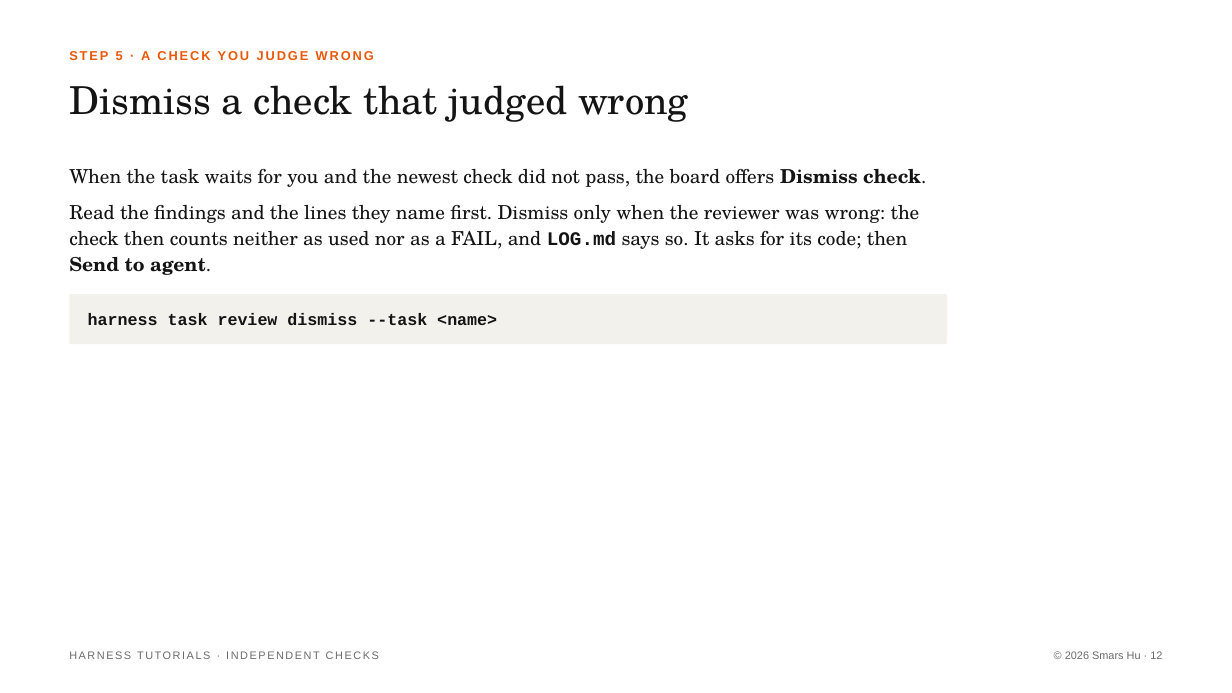
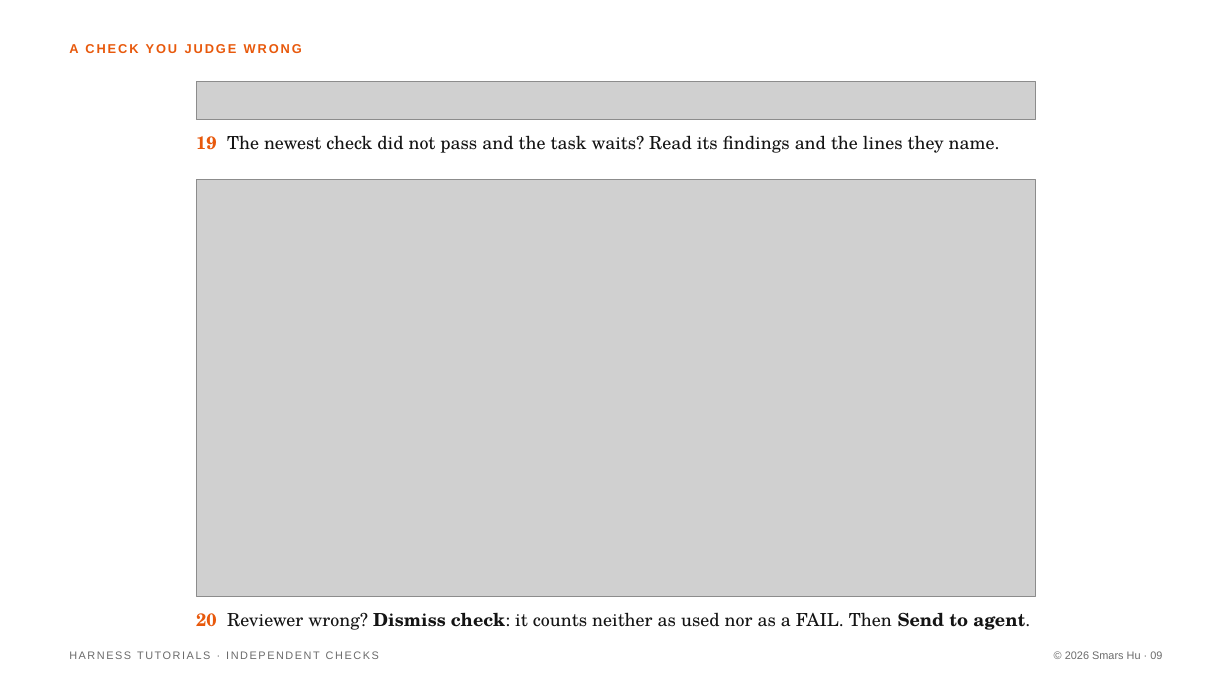
Before and after one commit to Smars-Bin-Hu/ai-exploration, a slide deck: slide 9 of source/tutorials/4_checks.pptx (slide 12 before the commit). Drawn at 1232x693 pixels with LibreOffice and Linux fonts; fonts in the diff are those of the drawing; grey boxes stand for pictures. Boxes give left, top, right and bottom in pixels: in the first picture for what was removed or moved away, otherwise in the second. Text is boxed around its words. In the diff, an @@ line names an element or a change of style, - is before the commit and + after.

```diff
--- a/source/tutorials/4_checks.pptx
+++ b/source/tutorials/4_checks.pptx
@@ text at (69, 44, 302, 53): text changed @@
-STEP 5 · A CHECK YOU JUDGE WRONG
+A CHECK YOU JUDGE WRONG
@@ text removed at (69, 85, 688, 122) @@
-Dismiss a check that judged wrong
@@ picture added at (196, 81, 1036, 120) @@
@@ text at (196, 135, 1000, 153): text changed; size 15 to 14 pt @@
-When the task waits for you and the newest check did not pass, the board offers Dismiss check.
-Read the findings and the lines they name first. Dismiss only when the reviewer was wrong: the check then counts neither as used nor as a FAIL, and LOG.md says so. It asks for its code; then Send to agent.
+19 The newest check did not pass and the task waits? Read its findings and the lines they name.
@@ picture added at (196, 179, 1036, 597) @@
@@ rounded rectangle removed at (69, 294, 947, 344) @@
@@ text at (196, 612, 1030, 630): text changed; size 13 to 14 pt; font Courier New to TeX Gyre Schola; bold off @@
-harness task review dismiss --task <name>
+20 Reviewer wrong? Dismiss check: it counts neither as used nor as a FAIL. Then Send to agent.
@@ text at (1065, 651, 1162, 659): text changed @@
-© 2026 Smars Hu · 12
+© 2026 Smars Hu · 09
```
Also in this commit, not shown: 5 other slides changed, 5 slides added, 8 slides removed, 15 other files.
